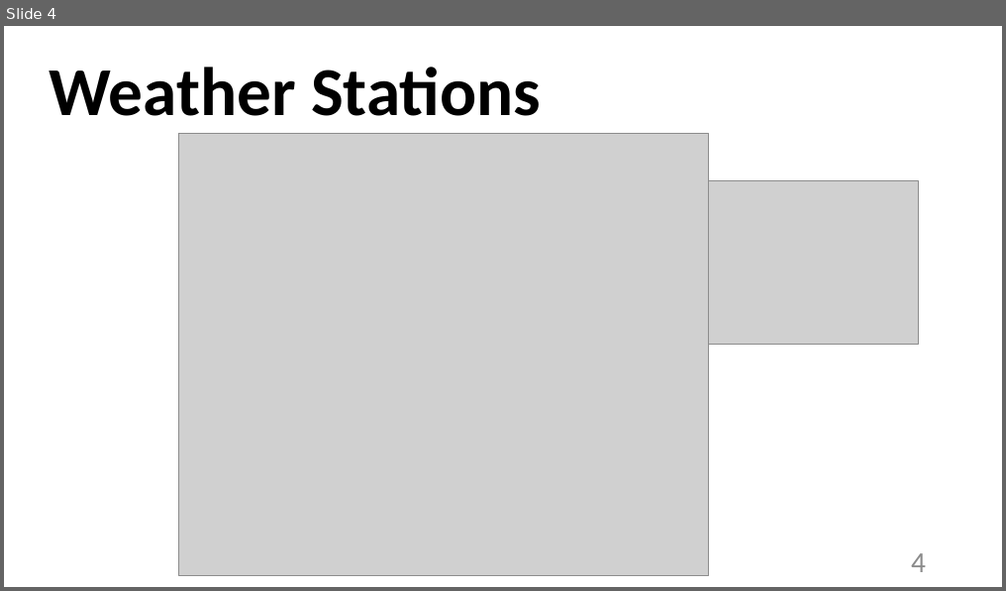
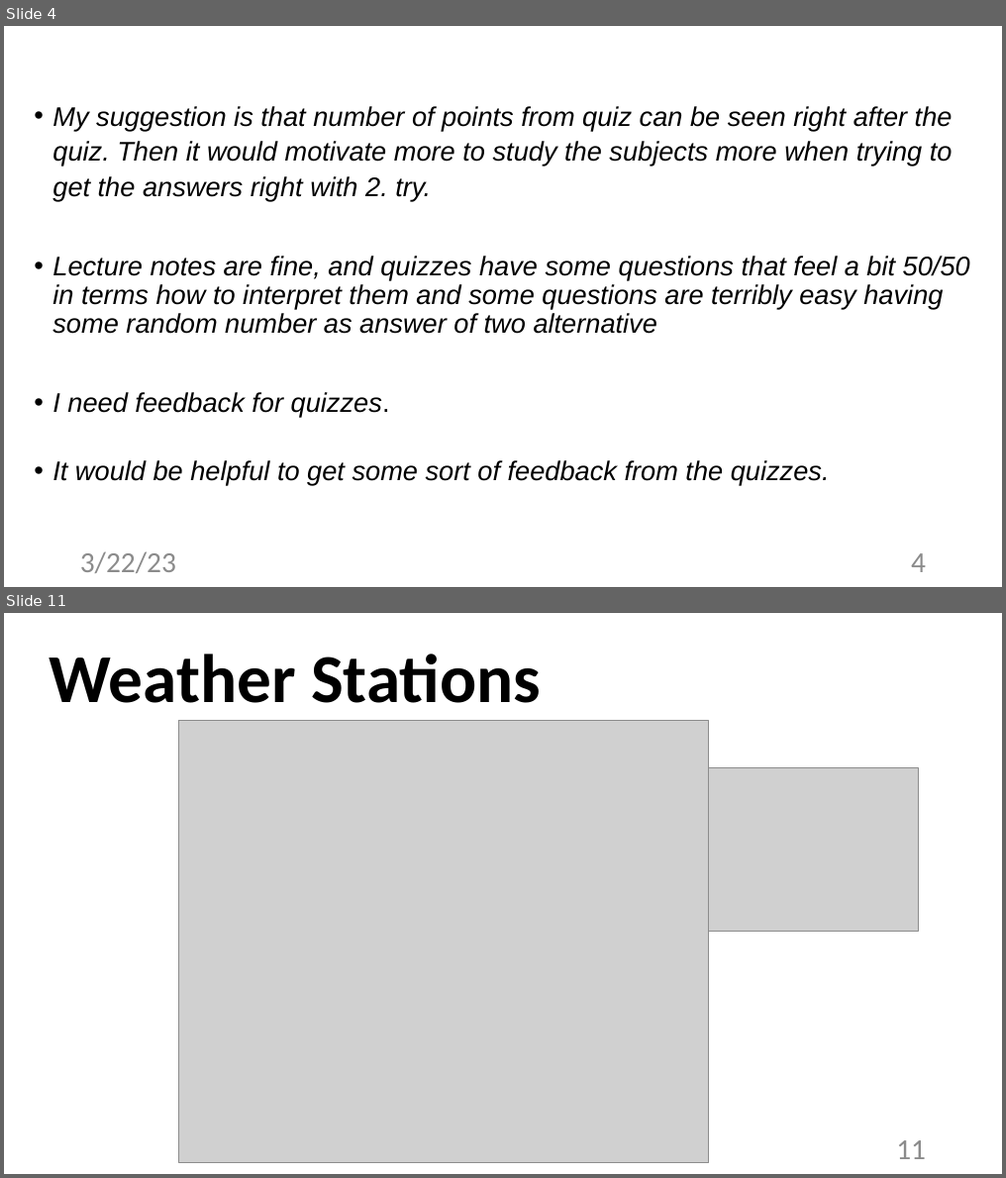
Before and after one commit to alexjungaalto/FederatedLearning, a slide deck: slides/CS-E4740_FLDesignPrinciple.pptx. Shown one above the other, each under a label of ours: slide 4 before the commit, slides 4 and 11 after it; the slides between them are not shown. The pictures are 1006x591 and 1006x1178 pixels, drawn with LibreOffice and Linux fonts; fonts in the diff are those of the drawing; grey boxes stand for pictures. Boxes give left, top, right and bottom in pixels: in the first picture for what was removed or moved away, otherwise in the second. Text is boxed around its words. In the diff, an @@ line names an element or a change of style, - is before the commit and + after.

```diff
--- a/slides/CS-E4740_FLDesignPrinciple.pptx
+++ b/slides/CS-E4740_FLDesignPrinciple.pptx
@@ slide 4 added at <box>4,26,1002,587</box>, background #FFFFFF @@
@@ text added at <box>53,106,970,485</box>, 25.9 pt, text #000000, italic @@
+• My suggestion is that number of points from quiz can be seen right after the quiz. Then it would motivate more to study the subjects more when trying to get the answers right with 2. try.
+• Lecture notes are fine, and quizzes have some questions that feel a bit 50/50 in terms how to interpret them and some questions are terribly easy having some random number as answer of two alternative
+• I need feedback for quizzes.
+• It would be helpful to get some sort of feedback from the quizzes.
@@ text added at <box>80,552,176,573</box>, 28 pt, text #8C8C8C @@
+3/22/23
@@ page number added at <box>911,554,926,572</box>, 28 pt, text #8C8C8C @@
+4
@@ what was slide 4 is now slide 11 @@
@@ page number at <box>896,1141,926,1159</box>: text changed @@
-4
+11
```
Also in this commit, not shown: 36 slides changed, 6 other slides added, 2 other files.
